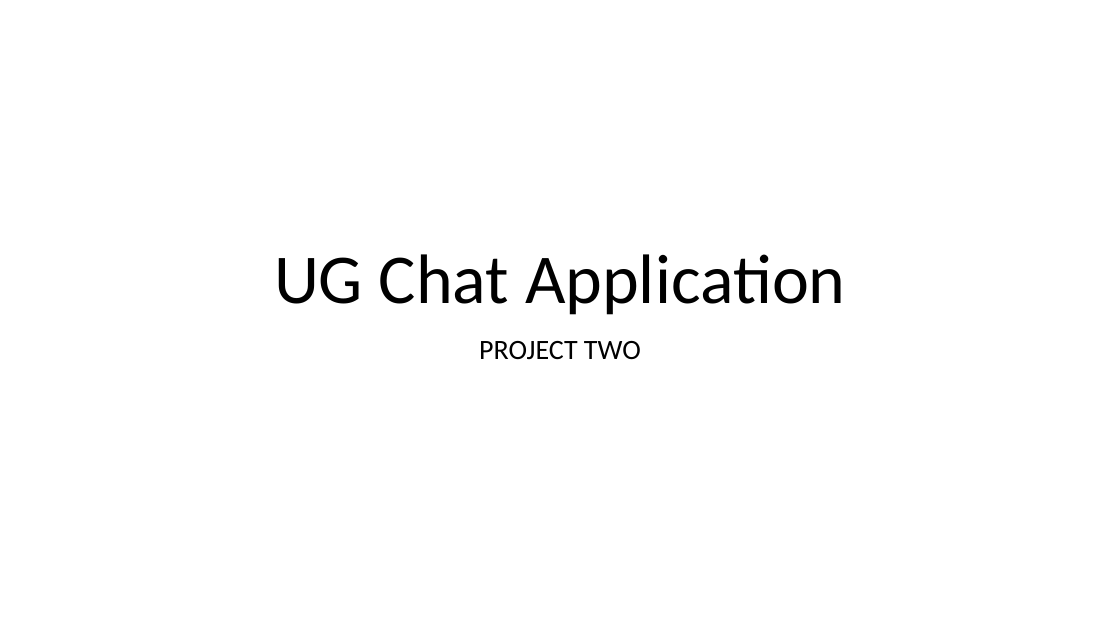
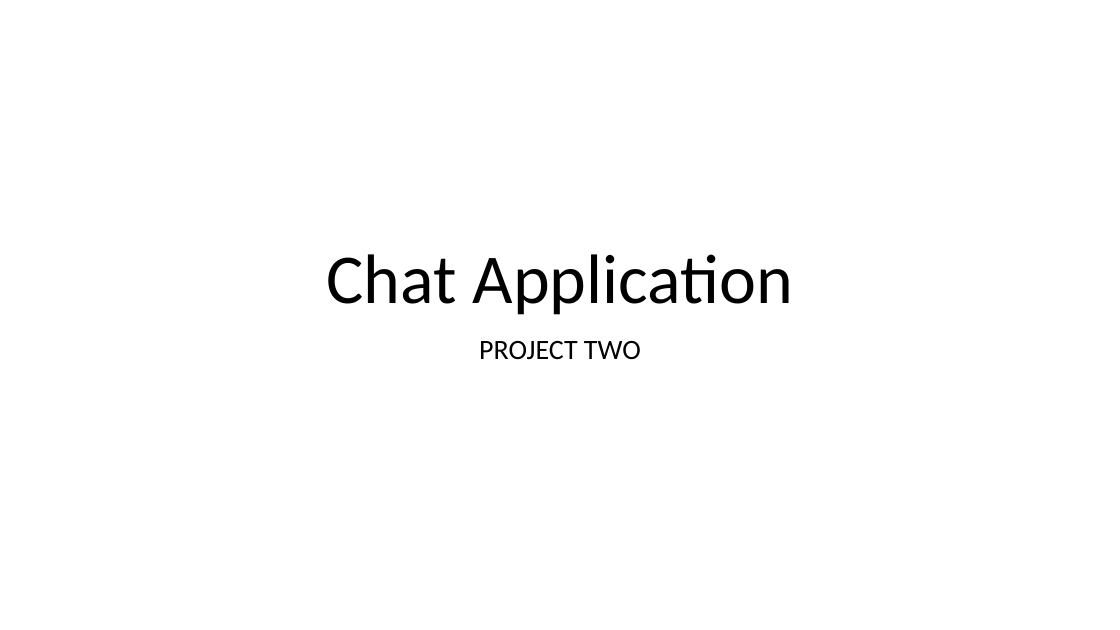
Before and after one commit to Brownlyn-Codelabs/ug-short-course, a slide deck: slide 1 of ANDROID SHORT COURSE/Chat Application Slides.pptx. Drawn at 1120x630 pixels with LibreOffice and Linux fonts; fonts in the diff are those of the drawing. Boxes give left, top, right and bottom in pixels: in the first picture for what was removed or moved away, otherwise in the second. Text is boxed around its words. In the diff, an @@ line names an element or a change of style, - is before the commit and + after.

```diff
--- a/ANDROID SHORT COURSE/Chat Application Slides.pptx
+++ b/ANDROID SHORT COURSE/Chat Application Slides.pptx
@@ title at [326,254,794,315]: text changed @@
-UG Chat Application
+Chat Application
```
Also in this commit, not shown: 34 other files.
